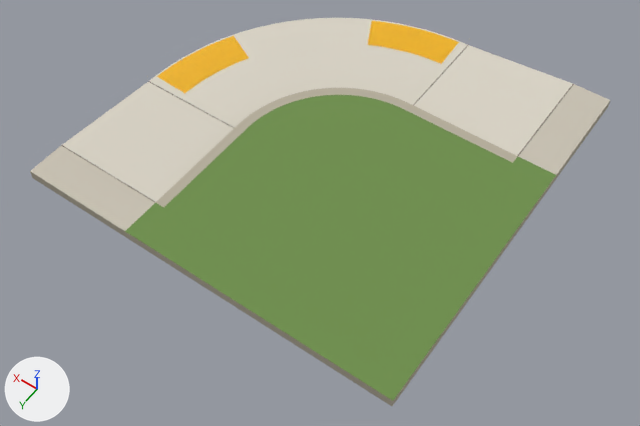
A saved change to the glTF model docs/ar/ramp-422c.glb.
Before and after are seen from a 50 mm camera at (-7.05, 9.33, 9.7) aimed at (-2.36, 2.77, -0.61). Every picture has the same lights, and +X, +Y and +Z are marked at lower left. The older version comes first. Vertices at exactly the same position are counted once.

In view in the first picture: 'Seattle Type 422C: Parallel ramps at the corner'.
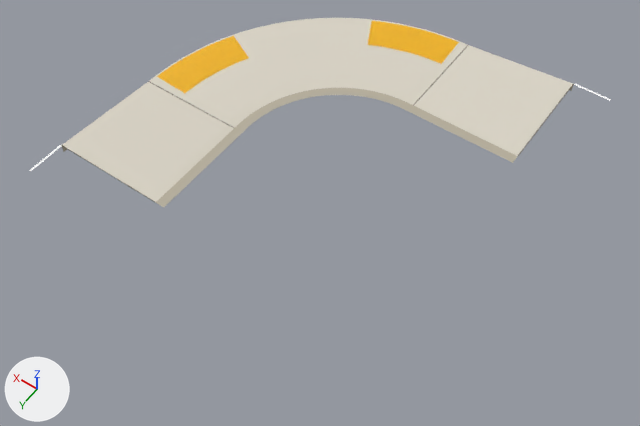
Changed parts and their boxes (x1, y1, x2, y2) in the pictures (640 x 426 px):
'Seattle Type 422C: Parallel ramps at the corner', reshaped: before (30, 18, 610, 406); after (29, 18, 611, 207)
part 1 of me_ramp_422c, added: after (573, 83, 611, 101)
part 2 of me_ramp_422c, added: after (29, 145, 61, 171)
part 3 of me_ramp_422c, cut back: before (30, 84, 610, 406); after (148, 45, 468, 125)

Edits to the bpy script that builds the scene:
```text
Add mat_guide:
    mat_guide = principled_material('guide')
    mat_guide.base_color = (1.0, 1.0, 1.0)  # white #ffffff
Change me_ramp_422c:
    used by ob_seattle_type_422c__parallel_ramps_at_the_corner; location = (0.0, 0.0, 0.0)
    remove me_ramp_422c.from_pydata(...)  # 9661 vertices, 13953 faces; spans x -5.03..1.07, y -1.07..5.03, z 0.0..0.16
    add me_ramp_422c.from_pydata(...)  # 9578 vertices, 13774 faces; spans x -5.03..1.09, y -1.09..5.03, z 0.0..0.16
    me_ramp_422c part 1: a new loose piece of 16 vertices spanning x -5.03..-4.42, y -1.09..-1.05, z 0.15, in mat_guide (white #ffffff)
    me_ramp_422c part 2: a new loose piece of 16 vertices spanning x 1.05..1.09, y 4.42..5.03, z 0.15, in mat_guide (white #ffffff)
    me_ramp_422c part 3
    115 vertices are removed from x -5.03..1.07, y -1.07..5.03, z 0.0..0.15
    210 faces are deleted
    3 new faces join them, mat_joint (brown #6a6353)
    remove me_ramp_422c.materials.append(mat_sidewalk)  # light grey #c9c2b3
    remove me_ramp_422c.materials.append(mat_grass)  # green #6f904d
    add me_ramp_422c.materials.append(mat_guide)  # white #ffffff
```
